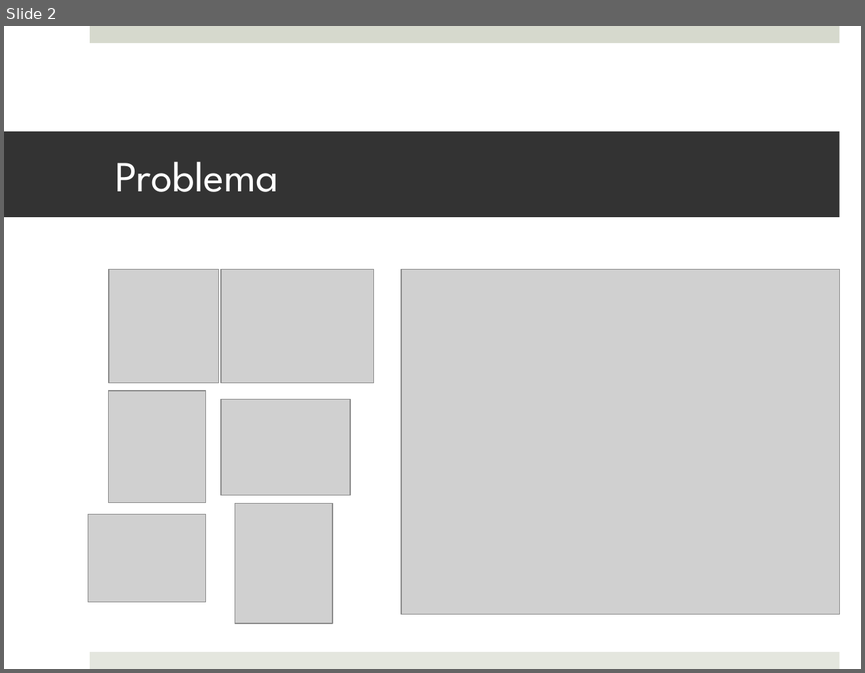
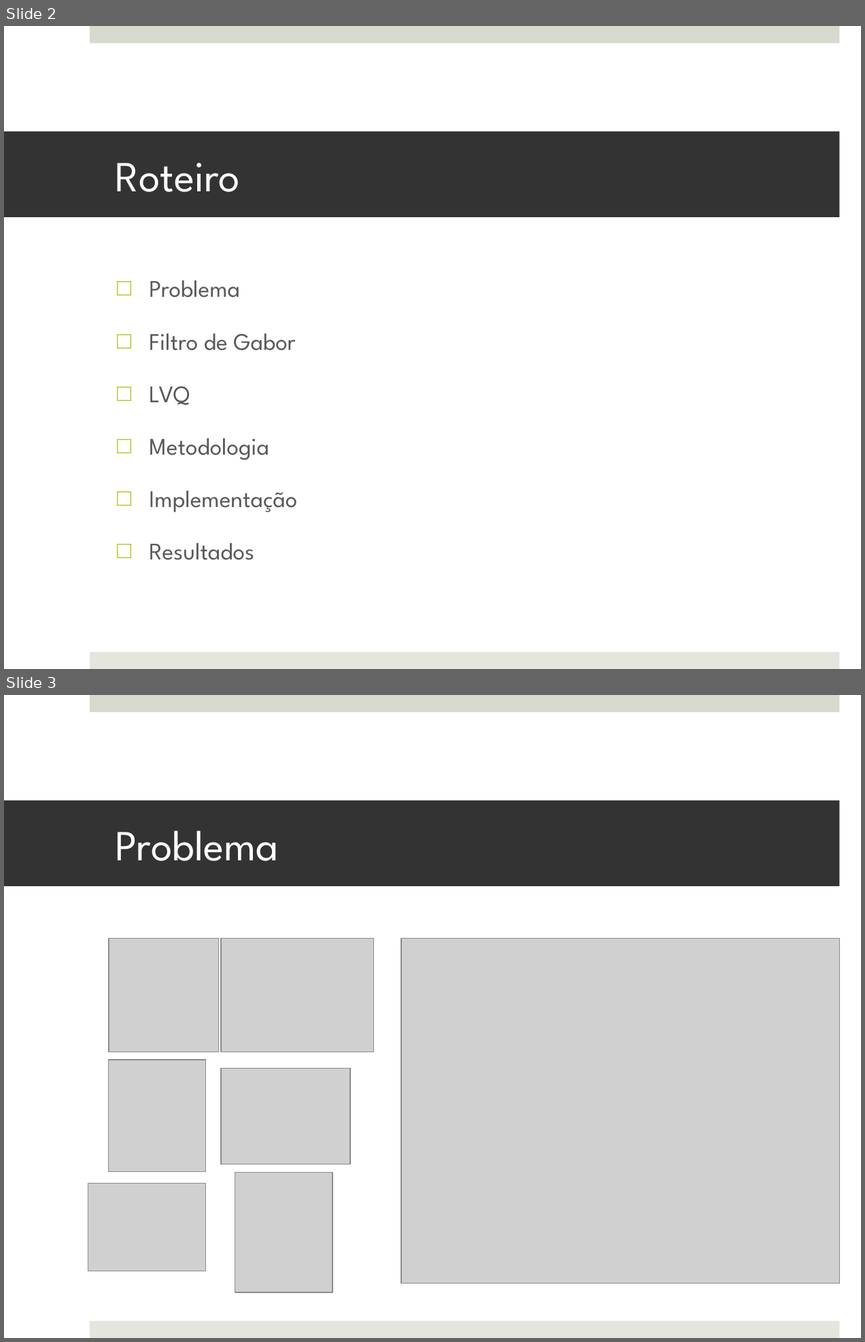
Before and after one commit to MarioBajr/Redes-Neurais, a slide deck: projeto PI.pptx. Shown one above the other, each under a label of ours: slide 2 before the commit, slides 2 and 3 after it. The pictures are 865x673 and 865x1342 pixels, drawn with LibreOffice and Linux fonts; fonts in the diff are those of the drawing; grey boxes stand for pictures. Boxes give left, top, right and bottom in pixels: in the first picture for what was removed or moved away, otherwise in the second. Text is boxed around its words. In the diff, an @@ line names an element or a change of style, - is before the commit and + after.

Commit message:
[Presentation] improving gabor and lvq slides

```diff
--- a/projeto PI.pptx
+++ b/projeto PI.pptx
@@ slide 2 added at [4,26,861,669], background #FFFFFF; not listed: 2 template elements that a slide beside it also shows @@
@@ title added at [4,131,839,217], fill #333333, 36 pt, text #FFFFFF @@
+Roteiro
@@ text added at [149,280,297,560], 20 pt, text #595959 @@
+□ Problema
+□ Filtro de Gabor
+□ LVQ
+□ Metodologia
+□ Implementação
+□ Resultados
@@ what was slide 2 is now slide 3 @@
```
Also in this commit, not shown: 7 slides changed, 19 other slides added, 4 slides removed.
